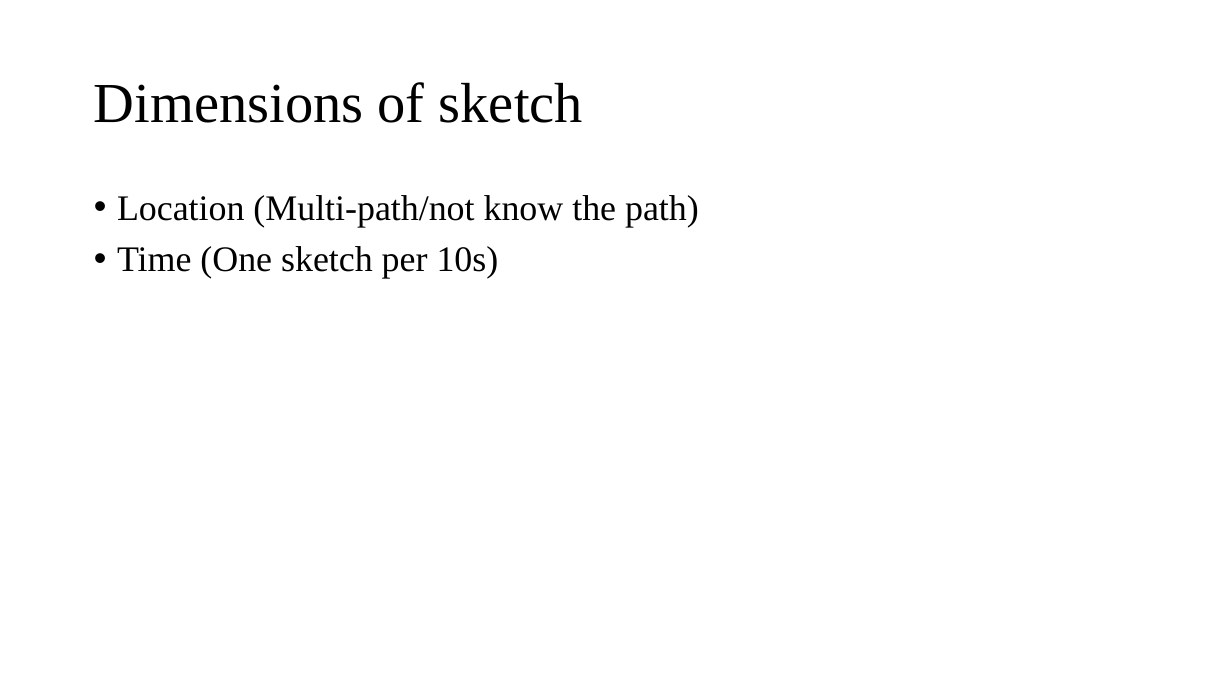
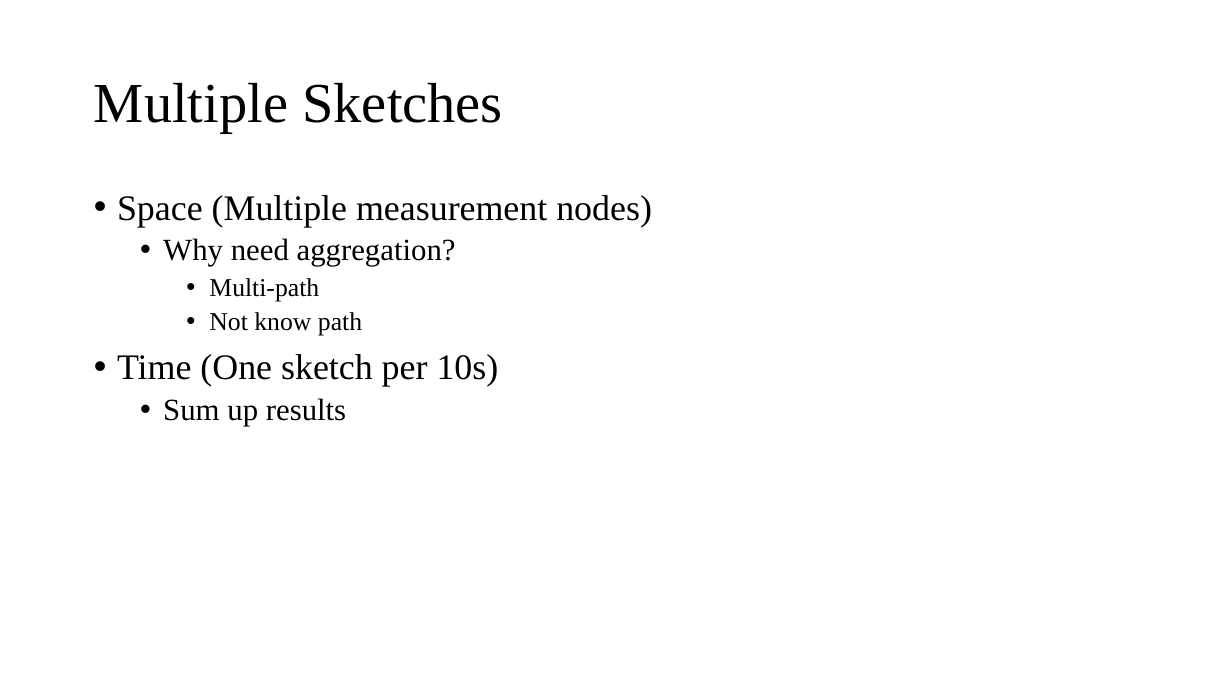
Before and after one commit to Lipox/Dimension, a slide deck: slide 4 of dimensions.pptx (slide 7 before the commit). Drawn at 1232x693 pixels with LibreOffice and Linux fonts; fonts in the diff are those of the drawing. Boxes give left, top, right and bottom in pixels: in the first picture for what was removed or moved away, otherwise in the second. Text is boxed around its words. In the diff, an @@ line names an element or a change of style, - is before the commit and + after.

```diff
--- a/dimensions.pptx
+++ b/dimensions.pptx
@@ title at [94, 82, 503, 133]: text changed @@
-Dimensions of sketch
+Multiple Sketches
@@ text at [117, 195, 652, 335]: text changed @@
-• Location (Multi-path/not know the path)
+• Space (Multiple measurement nodes)
+  • Why need aggregation?
+    • Multi-path
+    • Not know path
@@ text at [163, 398, 346, 426]: paragraph added @@
+  • Sum up results
```
Also in this commit, not shown: 6 other slides changed, 2 slides added, 8 slides removed.
